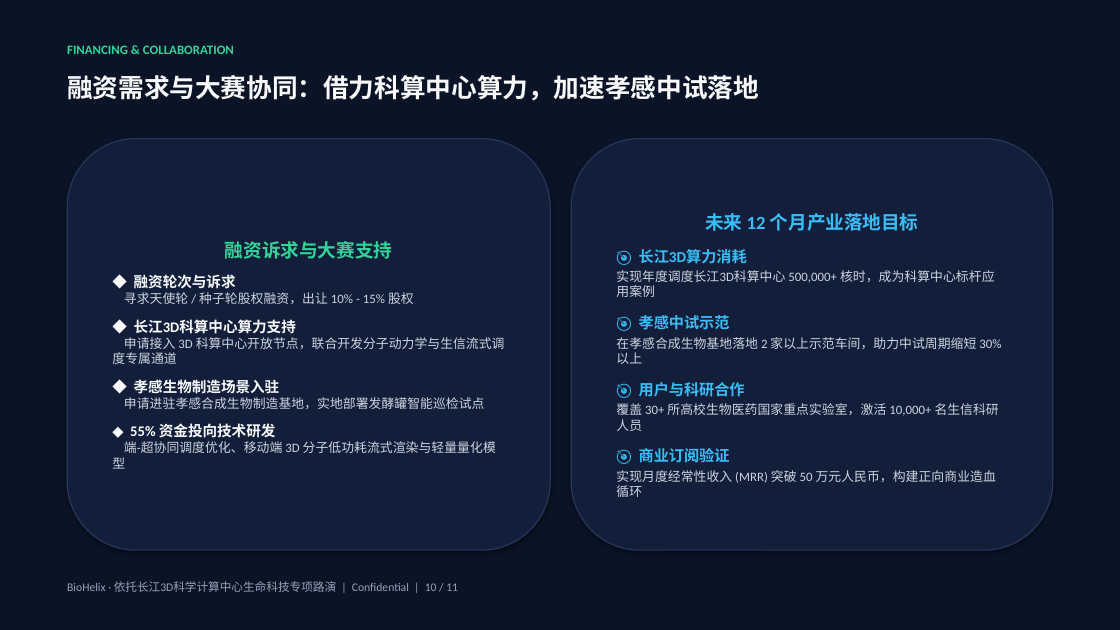
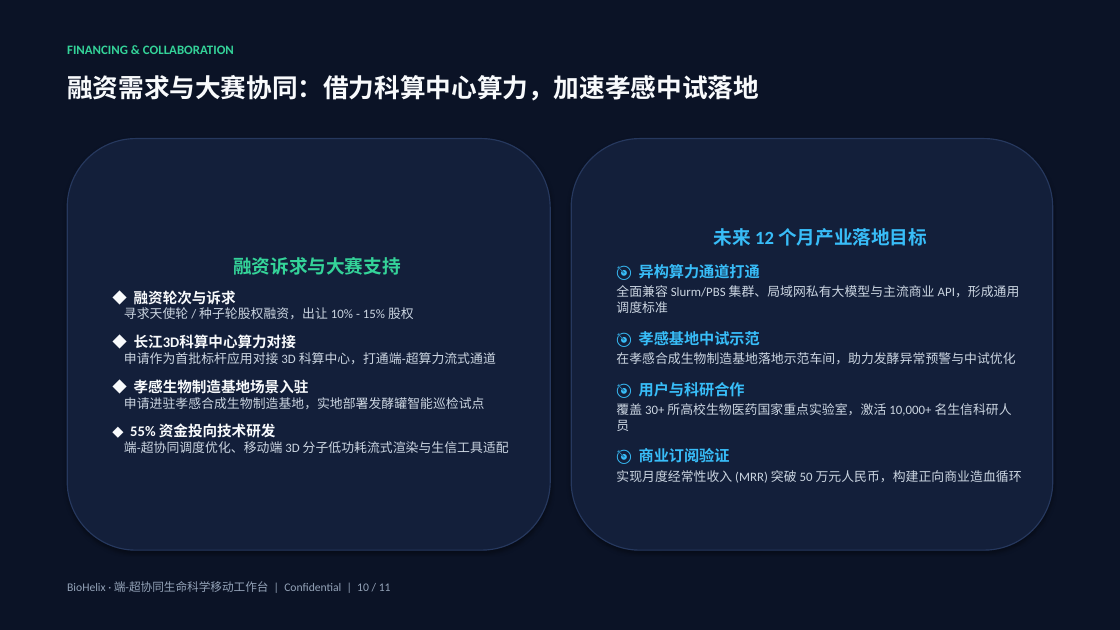
Before and after one commit to dollarser/helix-agent, a slide deck: slide 10 of docs/product/BioHelix_商业计划书_路演版.pptx. Drawn at 1120x630 pixels with LibreOffice and Linux fonts; fonts in the diff are those of the drawing. Boxes give left, top, right and bottom in pixels: in the first picture for what was removed or moved away, otherwise in the second. Text is boxed around its words. In the diff, an @@ line names an element or a change of style, - is before the commit and + after.

```diff
--- a/docs/product/BioHelix_商业计划书_路演版.pptx
+++ b/docs/product/BioHelix_商业计划书_路演版.pptx
@@ text in rounded rectangle at <box>616,264,1020,364</box>: text changed @@
-🎯 长江3D算力消耗
-实现年度调度长江3D科算中心 500,000+ 核时，成为科算中心标杆应用案例
-🎯 孝感中试示范
-在孝感合成生物基地落地 2 家以上示范车间，助力中试周期缩短 30% 以上
+🎯 异构算力通道打通
+全面兼容 Slurm/PBS 集群、局域网私有大模型与主流商业 API，形成通用调度标准
+🎯 孝感基地中试示范
+在孝感合成生物制造基地落地示范车间，助力发酵异常预警与中试优化
@@ text in rounded rectangle at <box>124,352,496,364</box>: text changed @@
-◆ 长江3D科算中心算力支持
-申请接入 3D 科算中心开放节点，联合开发分子动力学与生信流式调度专属通道
-◆ 孝感生物制造场景入驻
+◆ 长江3D科算中心算力对接
+申请作为首批标杆应用对接 3D 科算中心，打通端-超算力流式通道
+◆ 孝感生物制造基地场景入驻
@@ text in rounded rectangle at <box>124,441,509,453</box>: text changed @@
-端-超协同调度优化、移动端 3D 分子低功耗流式渲染与轻量量化模型
+端-超协同调度优化、移动端 3D 分子低功耗流式渲染与生信工具适配
@@ text at <box>67,581,391,592</box>: text changed @@
-BioHelix · 依托长江3D科学计算中心生命科技专项路演 | Confidential | 10 / 11
+BioHelix · 端-超协同生命科学移动工作台 | Confidential | 10 / 11
```
Also in this commit, not shown: 10 other slides changed, 2 other files.
